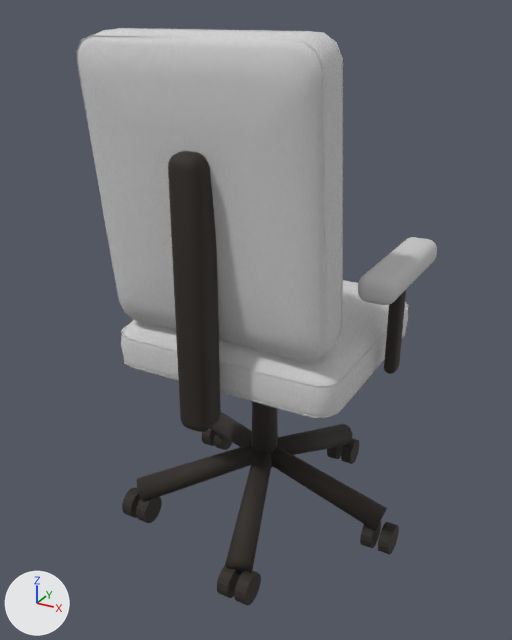
A saved change to the glTF model apps/editor/public/models/office-chair-classic.glb.
Camera for both pictures: a camera (50 mm lens) standing at (0.642, -1.208, 1.084) and looking at (-0.007, -0.029, 0.494). The lights are fixed; the arrows at lower left show +X, +Y and +Z. The picture after the commit comes second. Vertices at exactly the same position are counted once.

Script lines for the objects in view, before the commit:
```python
me_shaped_office_seat = bpy.data.meshes.new('Shaped office seat')
me_shaped_office_seat.from_pydata(...)  # 5868 vertices, 11644 faces; spans x -0.307..0.317, y -0.303..0.303, z 0.001..1.053
# faces by material slot: [9496, 2148]
me_shaped_office_seat.materials.append(mat_body)
me_shaped_office_seat.materials.append(mat_feet)  # black #2c2621
ob_houseit_sewn_upholstery = bpy.data.objects.new('Houseit sewn upholstery', me_shaped_office_seat)
ob_houseit_sewn_upholstery.location = (0.0, 0.0, 0.0)
```
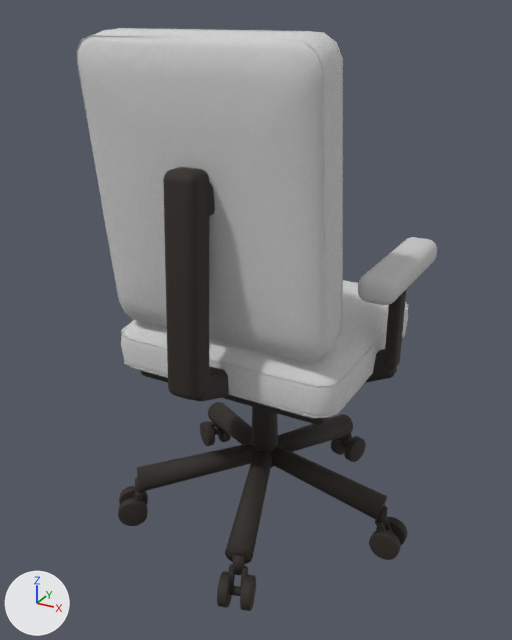
The edits, one by one:
me_shaped_office_seat is used by ob_houseit_sewn_upholstery; location (0.0, 0.0, 0.0).
me_shaped_office_seat had 5868 vertices, 11644 faces and spanned x -0.307..0.317, y -0.303..0.303, z 0.001..1.053.
me_shaped_office_seat now has 10948 vertices, 21704 faces and spans x -0.307..0.338, y -0.331..0.331, z 0.0..1.053.
me_shaped_office_seat part 1: a new loose piece, a 12-sided cylinder along z spanning x 0.273..0.297, y -0.012..0.012, z 0.065..0.105, in mat_feet (black #2c2621).
me_shaped_office_seat part 2: a new loose piece, a 12-sided cylinder along z spanning x -0.243..-0.219, y -0.18..-0.156, z 0.065..0.105, in mat_feet (black #2c2621).
me_shaped_office_seat part 3: a new loose piece, a 12-sided cylinder along z spanning x 0.076..0.1, y -0.283..-0.259, z 0.065..0.105, in mat_feet (black #2c2621).
me_shaped_office_seat part 4: the loose piece of 216 vertices spanning x -0.032..0.032, y -0.29..-0.22, z 0.365..0.875 is rebuilt with 216 vertices and now spans x -0.032..0.032, y -0.319..-0.241, z 0.449..0.851.
me_shaped_office_seat part 5: the loose piece of 32 vertices spanning x 0.096..0.121, y 0.239..0.303, z 0.001..0.065 is rebuilt with 192 vertices and now spans x 0.097..0.135, y 0.249..0.317, z 0.0..0.066.
me_shaped_office_seat part 6: the loose piece of 32 vertices spanning x 0.056..0.081, y 0.239..0.303, z 0.001..0.065 is rebuilt with 192 vertices and now spans x 0.054..0.091, y 0.264..0.331, z 0.0..0.066.
me_shaped_office_seat part 7: the loose piece of 32 vertices spanning x 0.056..0.081, y -0.303..-0.239, z 0.001..0.065 is rebuilt with 192 vertices and now spans x 0.054..0.091, y -0.331..-0.264, z 0.0..0.066.
me_shaped_office_seat part 8: the loose piece of 32 vertices spanning x 0.096..0.121, y -0.303..-0.239, z 0.001..0.065 is rebuilt with 192 vertices and now spans x 0.097..0.135, y -0.317..-0.249, z 0.0..0.066.
me_shaped_office_seat part 9: 300 vertices removed from x -0.263..0.317, y -0.282..0.282, z 0.001..0.181; 4380 vertices added at x -0.292..0.338, y -0.309..0.309, z 0.0..0.491.
me_shaped_office_seat part 10: 216 vertices added at x -0.035..0.035, y -0.27..-0.2, z 0.77..0.83.
Other edits to the shape of me_shaped_office_seat do not show in these pictures.

Where the change shows, as pixel boxes (x1, y1, x2, y2) in the pictures (512 x 640 px):
'Houseit sewn upholstery', reshaped: before (76, 28, 437, 606); after (76, 28, 437, 611)
part 1 of me_shaped_office_seat, added: after (375, 505, 387, 526)
part 2 of me_shaped_office_seat, added: after (135, 477, 146, 497)
part 3 of me_shaped_office_seat, added: after (232, 554, 245, 575)
part 4 of me_shaped_office_seat, rebuilt (13% narrower, 17% shorter): before (168, 151, 221, 432); after (163, 167, 209, 400)
part 5 of me_shaped_office_seat, rebuilt (21% wider): before (341, 439, 359, 464); after (344, 436, 366, 462)
part 6 of me_shaped_office_seat, rebuilt: before (327, 446, 343, 459); after (331, 434, 352, 455)
part 7 of me_shaped_office_seat, rebuilt: before (217, 566, 240, 598); after (217, 571, 232, 608)
part 8 of me_shaped_office_seat, rebuilt (39% narrower): before (234, 571, 261, 606); after (240, 574, 256, 611)
part 9 of me_shaped_office_seat, built on: before (122, 412, 399, 575); after (118, 349, 407, 596)
part 10 of me_shaped_office_seat, added (mostly hidden): after (206, 182, 215, 216)
